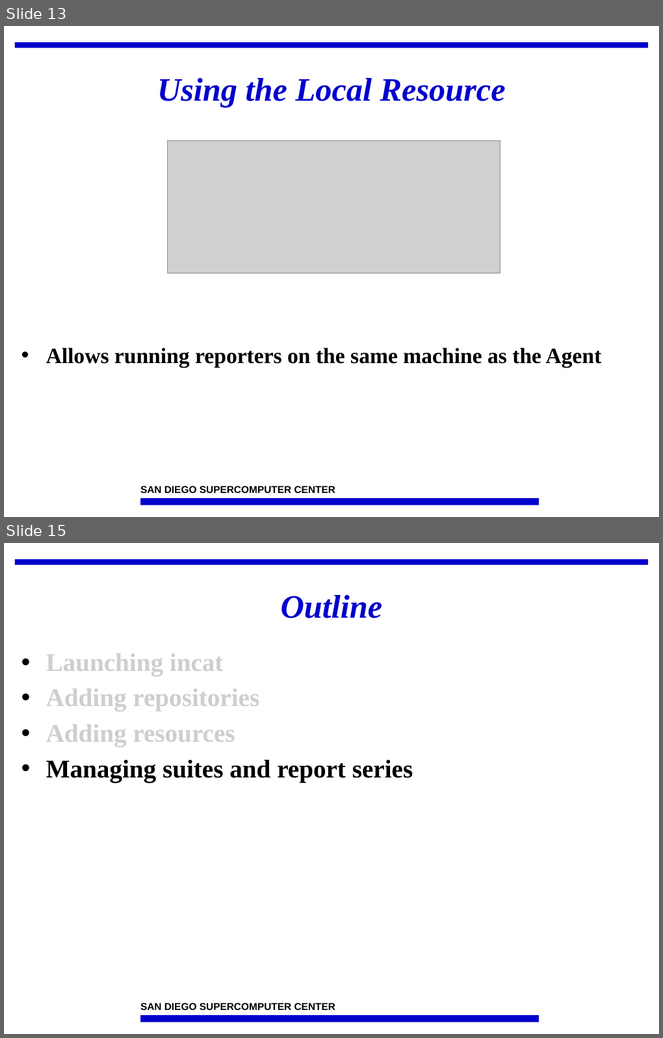
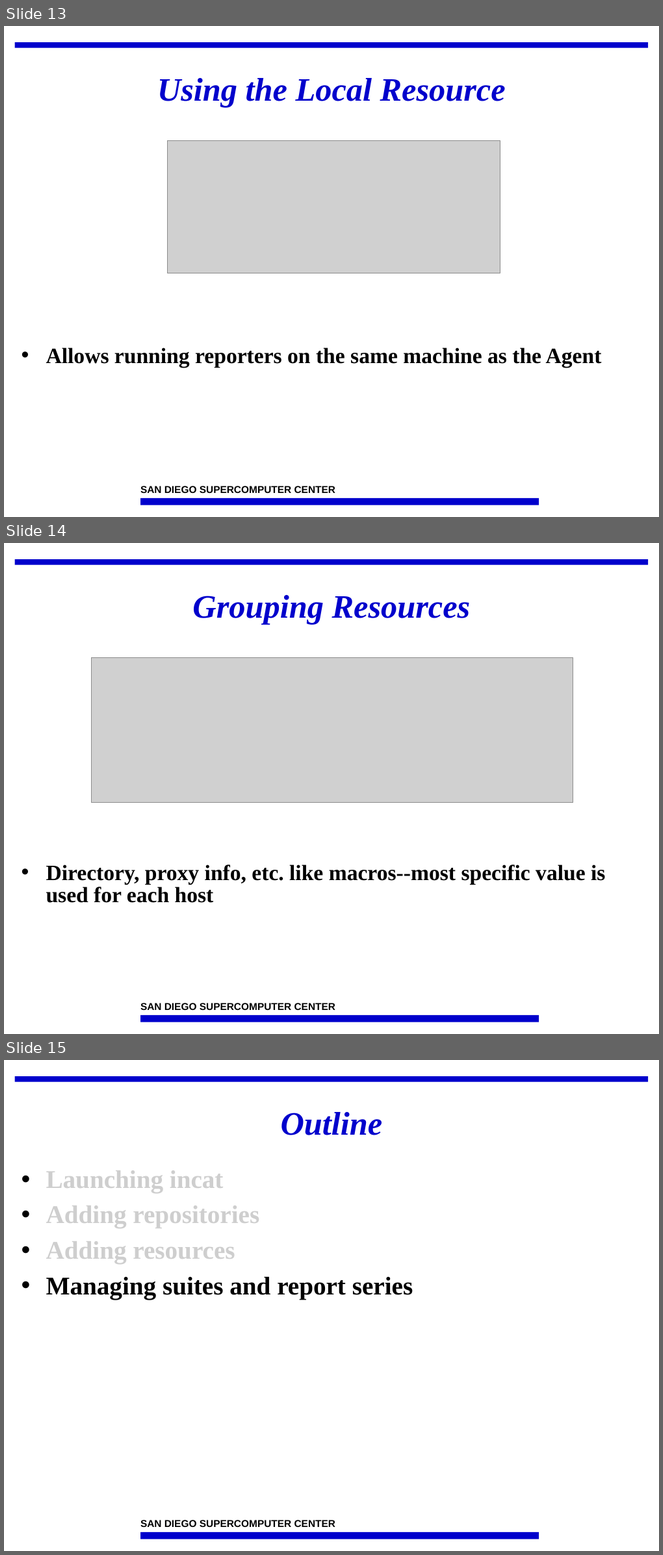
Before and after one commit to IncaProject/inca-xsede, a slide deck: talks/feb-06-workshop/incat.ppt. Shown one above the other, each under a label of ours: slides 13 and 15 before the commit, slides 13, 14 and 15 after it; the slides between them are not shown. The pictures are 663x1038 and 663x1555 pixels, drawn with LibreOffice and Linux fonts; fonts in the diff are those of the drawing; grey boxes stand for pictures; background and template pictures are left out. Boxes give left, top, right and bottom in pixels: in the first picture for what was removed or moved away, otherwise in the second. Text is boxed around its words. In the diff, an @@ line names an element or a change of style, - is before the commit and + after.

```diff
--- a/talks/feb-06-workshop/incat.ppt
+++ b/talks/feb-06-workshop/incat.ppt
@@ slide 14 added at <box>4,543,659,1034</box>, background #FFFFFF; not listed: 3 template elements that a slide beside it also shows @@
@@ title added at <box>192,595,471,625</box>, 36 pt, text #0000CC, bold, italic @@
+Grouping Resources
@@ picture added at <box>91,657,573,803</box> @@
@@ text added at <box>46,865,605,903</box>, 24 pt, text #000000, bold @@
+• Directory, proxy info, etc. like macros--most specific value is used for each host
```
Also in this commit, not shown: 6 slides changed, 1 slide removed.
